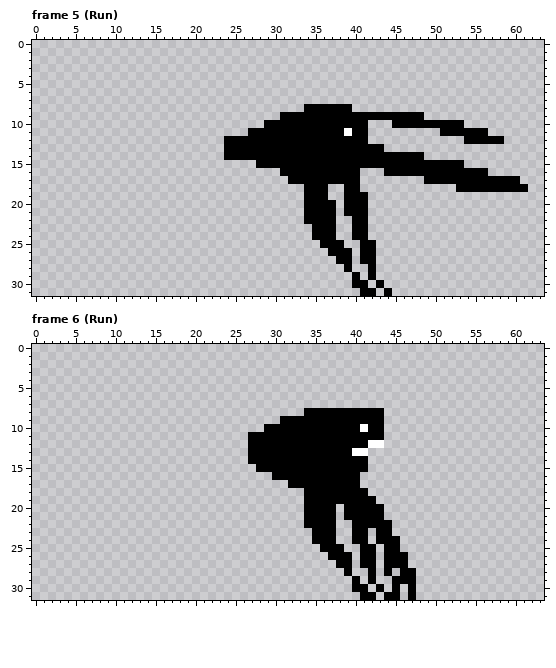
Two states of a pixel-art file, art/ase/boss.aseprite. Above, as it was before the edit.
64x32 pixels, 7 frames. Shown: frame 5 (Run), frame 6 (Run). The commit also changed other frames, which this record leaves out.
And afterwards:
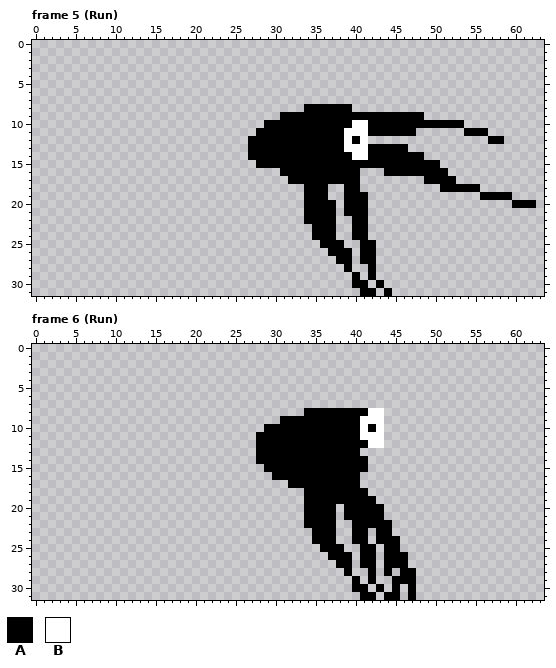
Palette (. is transparent): A #000000  B #ffffff
Log entry: add placeholder Boss entity add slingshot to hero
The edit:
{"where": "frame 5 (Run)"}
{"frame":5,"y":10,"x":40,"old":"AA...","new":"BBAAA"}
{"frame":5,"y":11,"x":27,"old":"A","new":"."}
{"frame":5,"y":11,"x":40,"old":"AA......","new":"BBAAAAAA"}
{"frame":5,"y":11,"x":51,"old":"AAA","new":"..."}
{"frame":5,"y":12,"x":24,"old":"AAA","new":"..."}
{"frame":5,"y":12,"x":39,"old":"A","new":"B"}
{"frame":5,"y":12,"x":41,"old":"A","new":"B"}
{"frame":5,"y":12,"x":54,"old":"AAA","new":"..."}
{"frame":5,"y":13,"x":24,"old":"AAA","new":"..."}
{"frame":5,"y":13,"x":39,"old":"AAA","new":"BBB"}
{"frame":5,"y":13,"x":44,"old":"...","new":"AAA"}
{"frame":5,"y":14,"x":24,"old":"AAA","new":"..."}
{"frame":5,"y":14,"x":40,"old":"AA","new":"BB"}
{"frame":5,"y":15,"x":51,"old":"AAA","new":"..."}
{"frame":5,"y":16,"x":52,"old":"AAAAA","new":"....."}
{"frame":5,"y":17,"x":53,"old":"AAAAAAAA","new":"........"}
{"frame":5,"y":18,"x":51,"old":"..","new":"AA"}
{"frame":5,"y":18,"x":56,"old":"AAAAAA","new":"......"}
{"frame":5,"y":19,"x":56,"old":"....","new":"AAAA"}
{"frame":5,"y":20,"x":60,"old":"...","new":"AAA"}
{"where": "frame 6 (Run)"}
{"frame":6,"y":8,"x":42,"old":"AA","new":"BB"}
{"frame":6,"y":9,"x":41,"old":"AAA","new":"BBB"}
{"frame":6,"y":10,"x":43,"old":"A","new":"B"}
{"frame":6,"y":11,"x":27,"old":"A","new":"."}
{"frame":6,"y":11,"x":41,"old":"AAA","new":"BBB"}
{"frame":6,"y":12,"x":27,"old":"A","new":"."}
{"frame":6,"y":13,"x":27,"old":"A","new":"."}
{"frame":6,"y":13,"x":40,"old":"BB","new":"A."}
{"frame":6,"y":14,"x":27,"old":"A","new":"."}
{"frame":6,"y":15,"x":28,"old":"A","new":"."}
{"label":"changed","picture_box":[344,120,416,160]}
{"label":"erased","picture_box":[224,128,256,160]}
{"label":"changed","picture_box":[440,128,536,208]}
{"label":"changed","picture_box":[352,408,384,456]}
{"label":"erased","picture_box":[248,432,264,472]}
